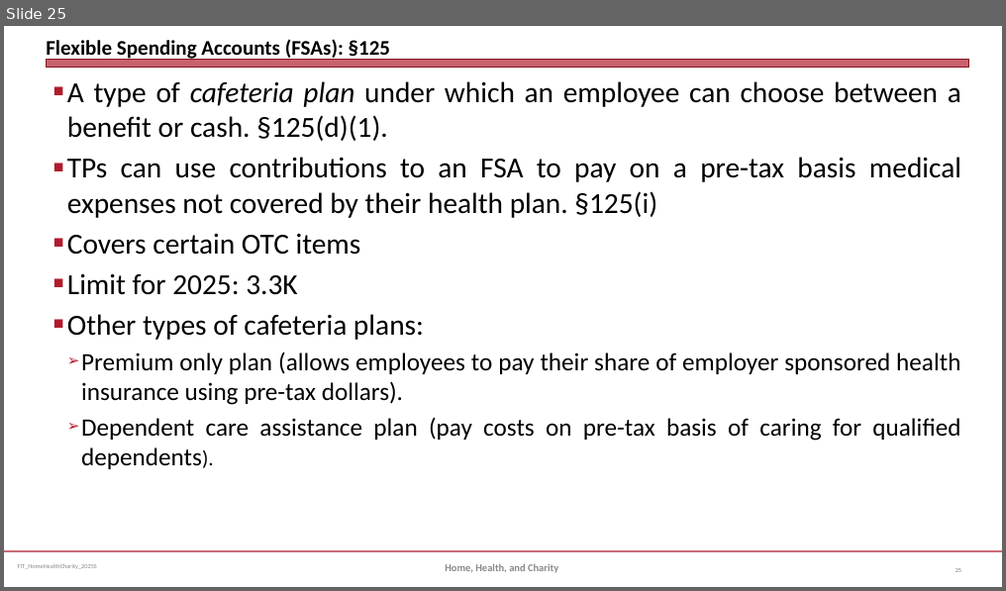
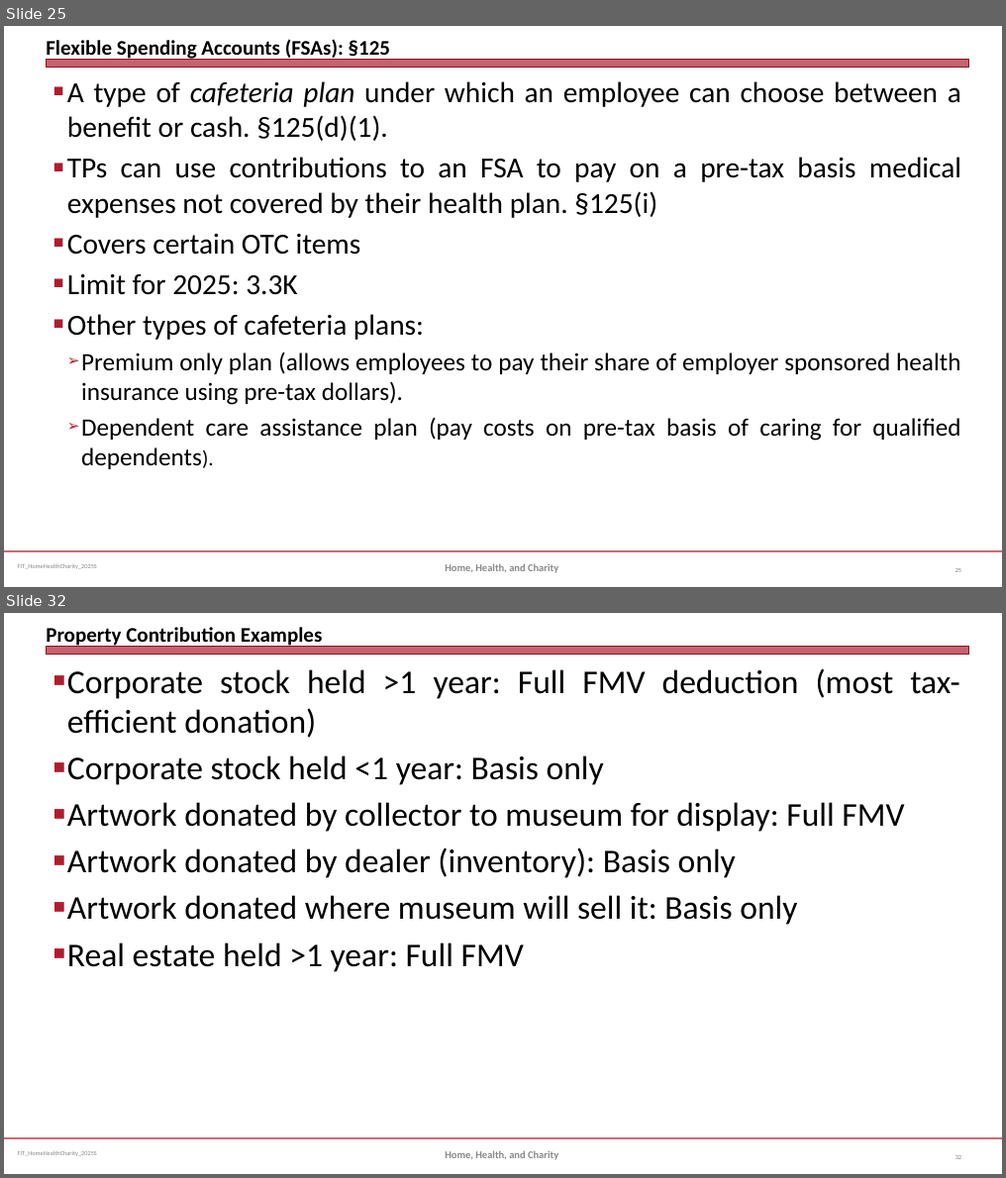
Before and after one commit to jmc877/Fed-Income-Tax, a slide deck: slides/FIT_HomeHealthCharity_2025S.pptx. Shown one above the other, each under a label of ours: slide 25 before the commit, slides 25 and 32 after it; the slides between them are not shown. The pictures are 1006x591 and 1006x1178 pixels, drawn with LibreOffice and Linux fonts; fonts in the diff are those of the drawing. Boxes give left, top, right and bottom in pixels: in the first picture for what was removed or moved away, otherwise in the second. Text is boxed around its words. In the diff, an @@ line names an element or a change of style, - is before the commit and + after.

```diff
--- a/slides/FIT_HomeHealthCharity_2025S.pptx
+++ b/slides/FIT_HomeHealthCharity_2025S.pptx
@@ slide 32 added at box(4, 613, 1002, 1174), background #FFFFFF; not listed: 3 template elements that a slide beside it also shows @@
@@ title added at box(46, 627, 322, 648), 20 pt, text #000000, bold @@
+Property Contribution Examples
@@ text added at box(67, 668, 959, 972), 32 pt, text #000000 @@
+■ Corporate stock held >1 year: Full FMV deduction (most tax-efficient donation)
+■ Corporate stock held <1 year: Basis only
+■ Artwork donated by collector to museum for display: Full FMV
+■ Artwork donated by dealer (inventory): Basis only
+■ Artwork donated where museum will sell it: Basis only
+■ Real estate held >1 year: Full FMV
@@ text added at box(445, 1151, 558, 1160), 10 pt, text #898989, bold @@
+Home, Health, and Charity
@@ page number added at box(955, 1156, 961, 1159), 6 pt, text #808080 @@
+32
```
Also in this commit, not shown: 6 slides changed, 8 other slides added, 2 other files.
